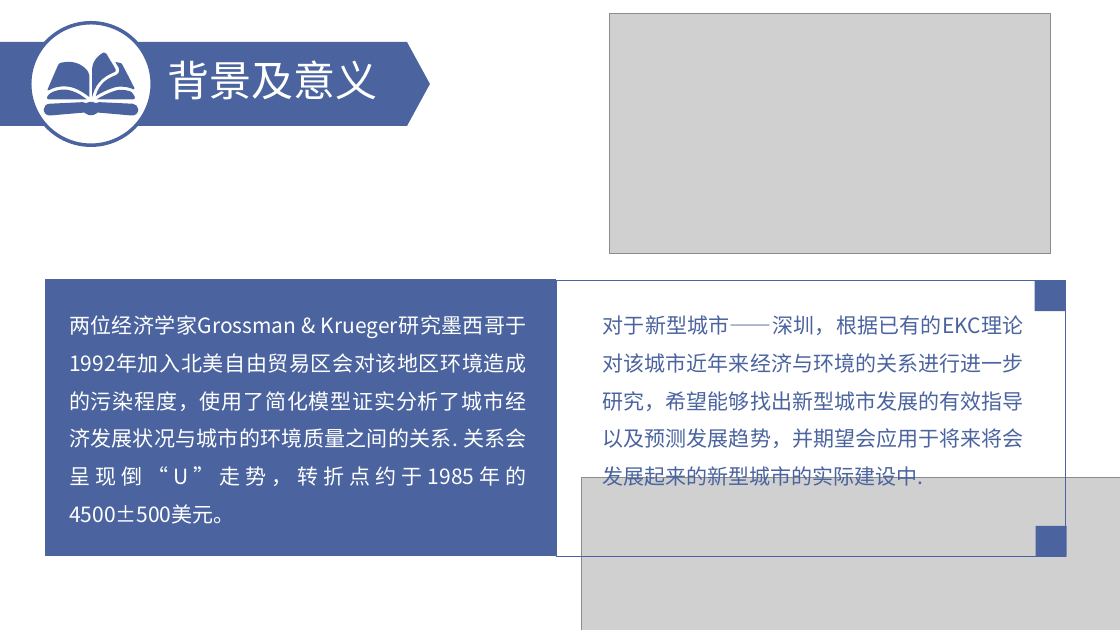
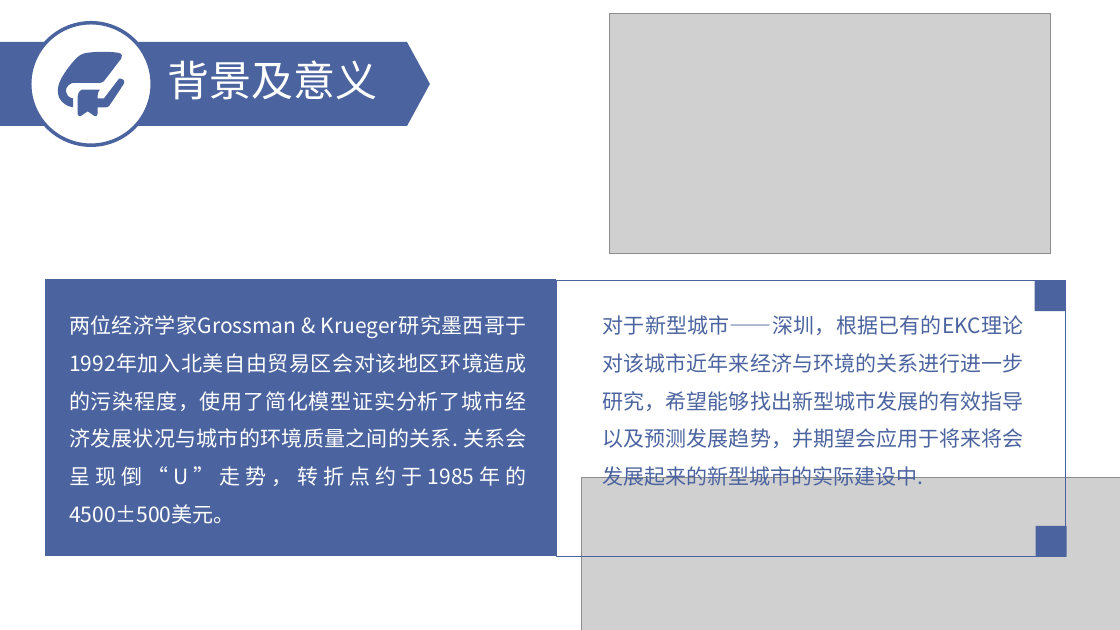
Before and after one commit to DurandalLCF/math_graduate, a slide deck: slide 4 of 数院论文_李楚锋_2015190059_信息与计算科学.pptx. Drawn at 1120x630 pixels with LibreOffice and Linux fonts; fonts in the diff are those of the drawing; grey boxes stand for pictures. Boxes give left, top, right and bottom in pixels: in the first picture for what was removed or moved away, otherwise in the second. Text is boxed around its words. In the diff, an @@ line names an element or a change of style, - is before the commit and + after.

```diff
--- a/数院论文_李楚锋_2015190059_信息与计算科学.pptx
+++ b/数院论文_李楚锋_2015190059_信息与计算科学.pptx
@@ freeform shape: place and size @@
-freeform shape at [47, 60, 89, 97]
+freeform shape at [58, 52, 124, 117]
@@ group removed at [44, 53, 139, 115]: 6 freeform shapes @@
```
Also in this commit, not shown: 5 other slides changed, 1 slide added, 14 slides removed, 2 other files.
